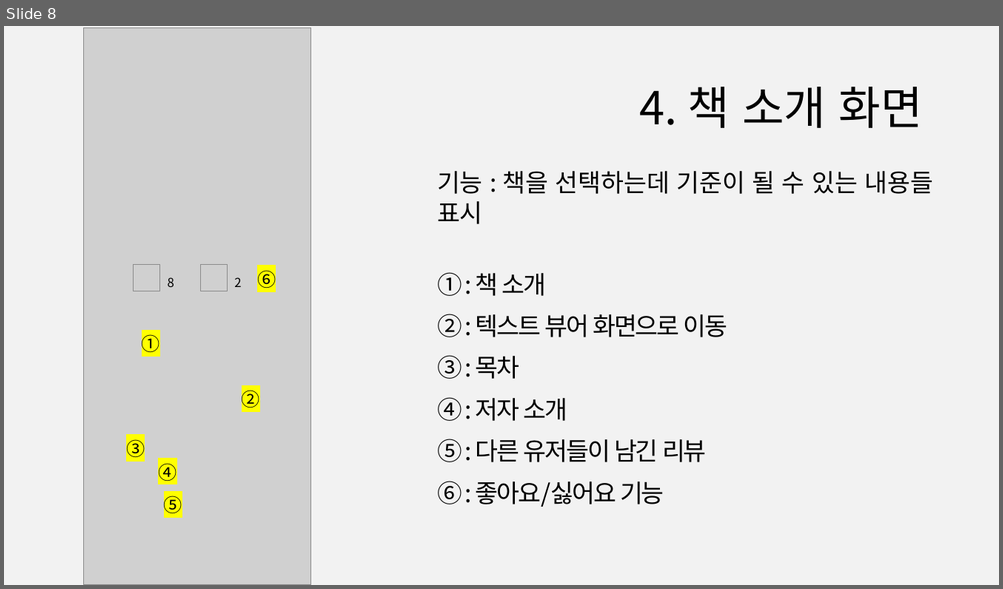
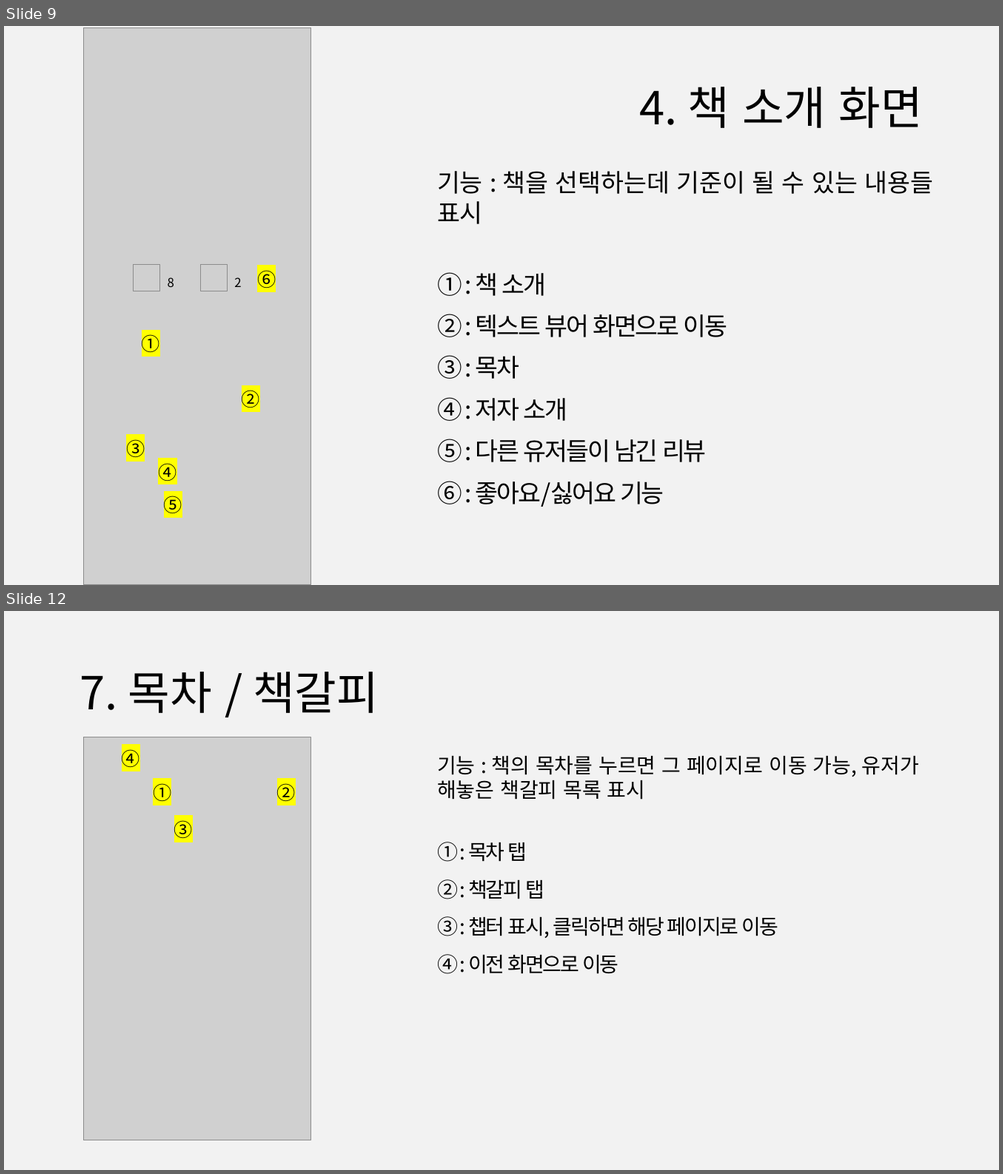
Before and after one commit to 888pocket/social-readbook-app, a slide deck: 보고서/사용자인터페이스(나) 제안발표ppt_3code.pptx. Shown one above the other, each under a label of ours: slide 8 before the commit, slides 9 and 12 after it; the slides between them are not shown. The pictures are 1003x589 and 1003x1174 pixels, drawn with LibreOffice and Linux fonts; fonts in the diff are those of the drawing; grey boxes stand for pictures. Boxes give left, top, right and bottom in pixels: in the first picture for what was removed or moved away, otherwise in the second. Text is boxed around its words. In the diff, an @@ line names an element or a change of style, - is before the commit and + after.

```diff
--- a/보고서/사용자인터페이스(나) 제안발표ppt_3code.pptx
+++ b/보고서/사용자인터페이스(나) 제안발표ppt_3code.pptx
@@ slide 12 added at <box>4,611,999,1170</box>, background #F2F2F2 @@
@@ title added at <box>79,672,378,713</box>, 44 pt, text #000000 @@
+7. 목차 / 책갈피
@@ picture added at <box>84,737,310,1141</box> @@
@@ text added at <box>122,749,140,767</box>, 18 pt, text #000000 @@
+④
@@ text added at <box>437,755,919,974</box>, 20 pt, text #000000 @@
+기능 : 책의 목차를 누르면 그 페이지로 이동 가능, 유저가 해놓은 책갈피 목록 표시
+① : 목차 탭
+② : 책갈피 탭
+③ : 챕터 표시, 클릭하면 해당 페이지로 이동
+④ : 이전 화면으로 이동
@@ text added at <box>153,783,171,801</box>, 18 pt, text #000000 @@
+①
@@ text added at <box>277,783,296,801</box>, 18 pt, text #000000 @@
+②
@@ text added at <box>174,820,193,838</box>, 18 pt, text #000000 @@
+③
@@ what was slide 8 is now slide 9 @@
```
Also in this commit, not shown: 7 slides changed, 8 other slides added, 2 slides removed.
